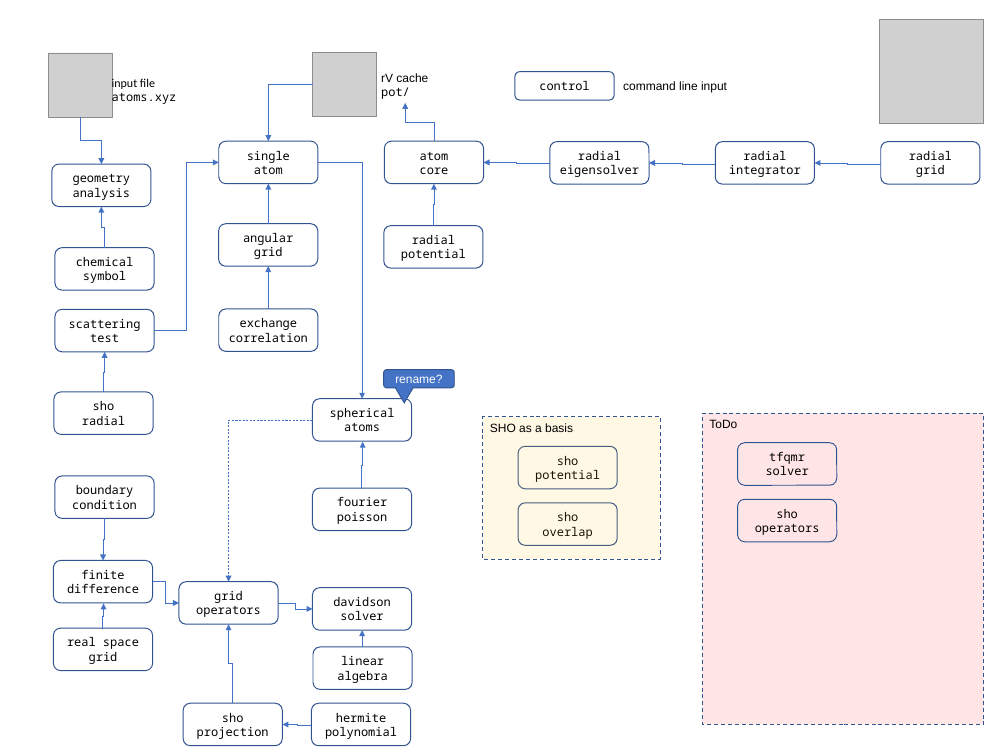
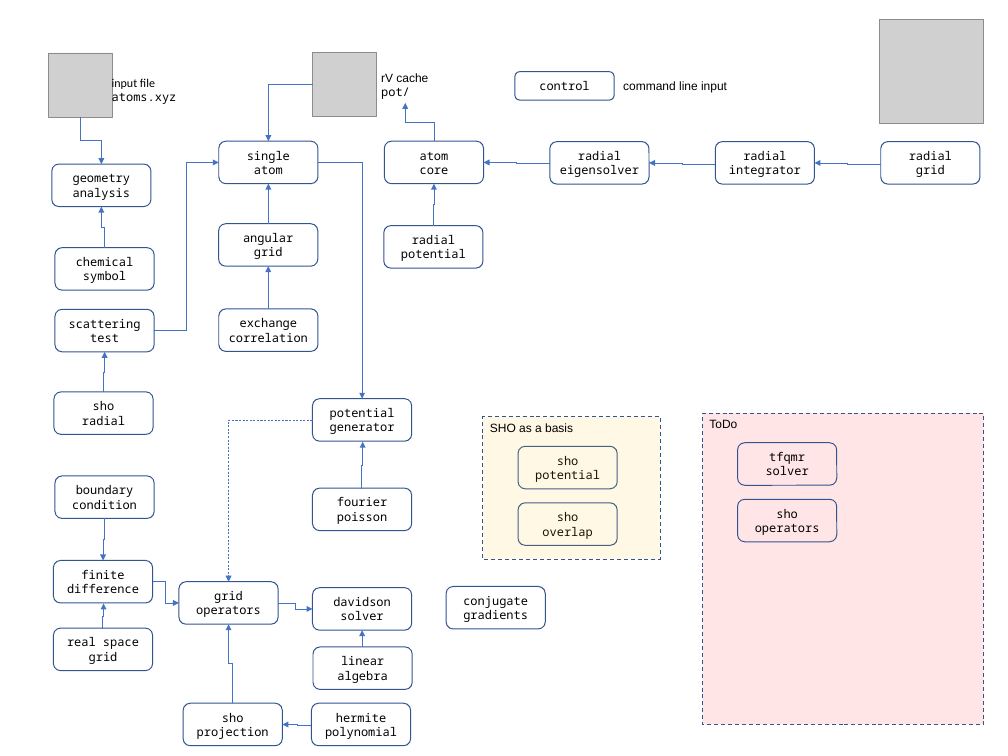
Before and after one commit to real-space/AngstromCube, a slide deck: slide 1 of doc/big_picture.pptx. Drawn at 1008x756 pixels with LibreOffice and Linux fonts; fonts in the diff are those of the drawing; grey boxes stand for pictures. Boxes give left, top, right and bottom in pixels: in the first picture for what was removed or moved away, otherwise in the second. Text is boxed around its words. In the diff, an @@ line names an element or a change of style, - is before the commit and + after.

```diff
--- a/doc/big_picture.pptx
+++ b/doc/big_picture.pptx
@@ rounded speech box removed at (384,369,454,387) @@
-rename?
@@ text in rounded rectangle at (330,408,395,434): text changed @@
-spherical
-atoms
+potential
+generator
@@ rounded rectangle added at (446,587,546,629), outline #325491 1 pt, 12 pt, text #000000 @@
+conjugate
+gradients
```
Also in this commit, not shown: 8 other files.
